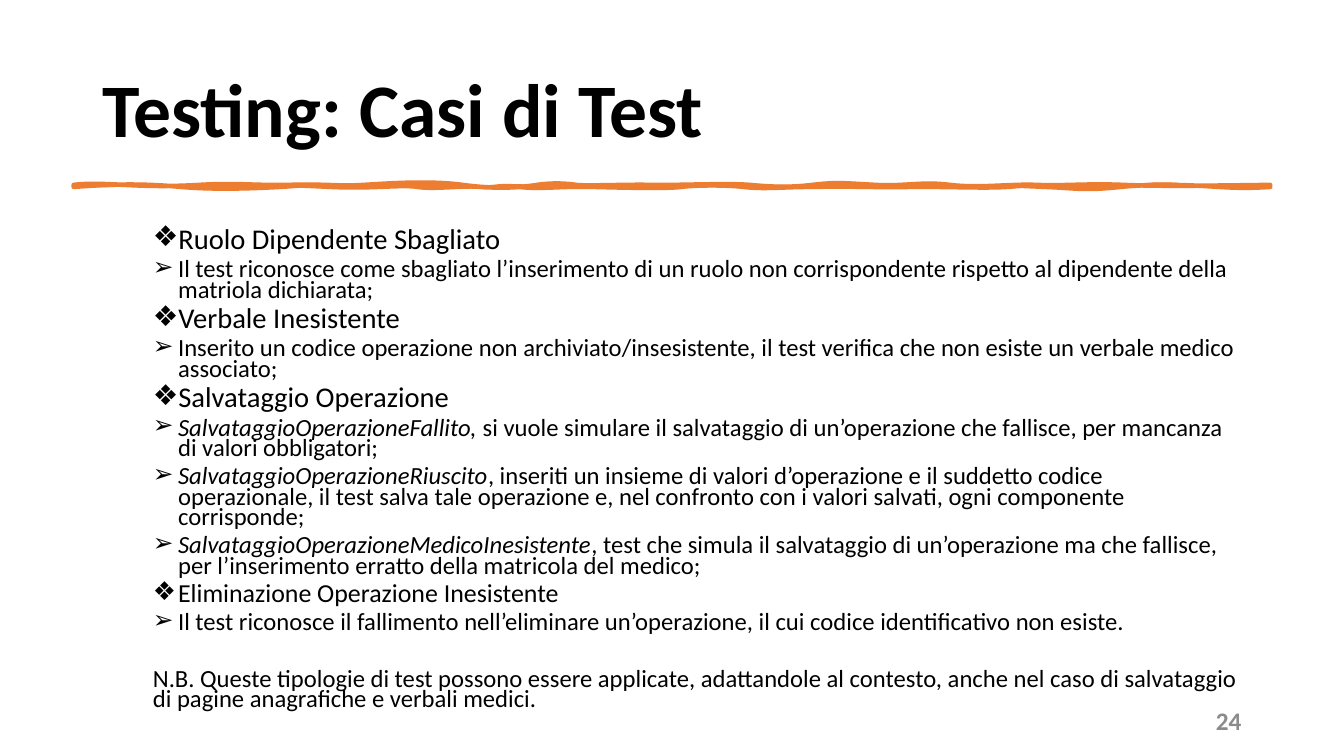
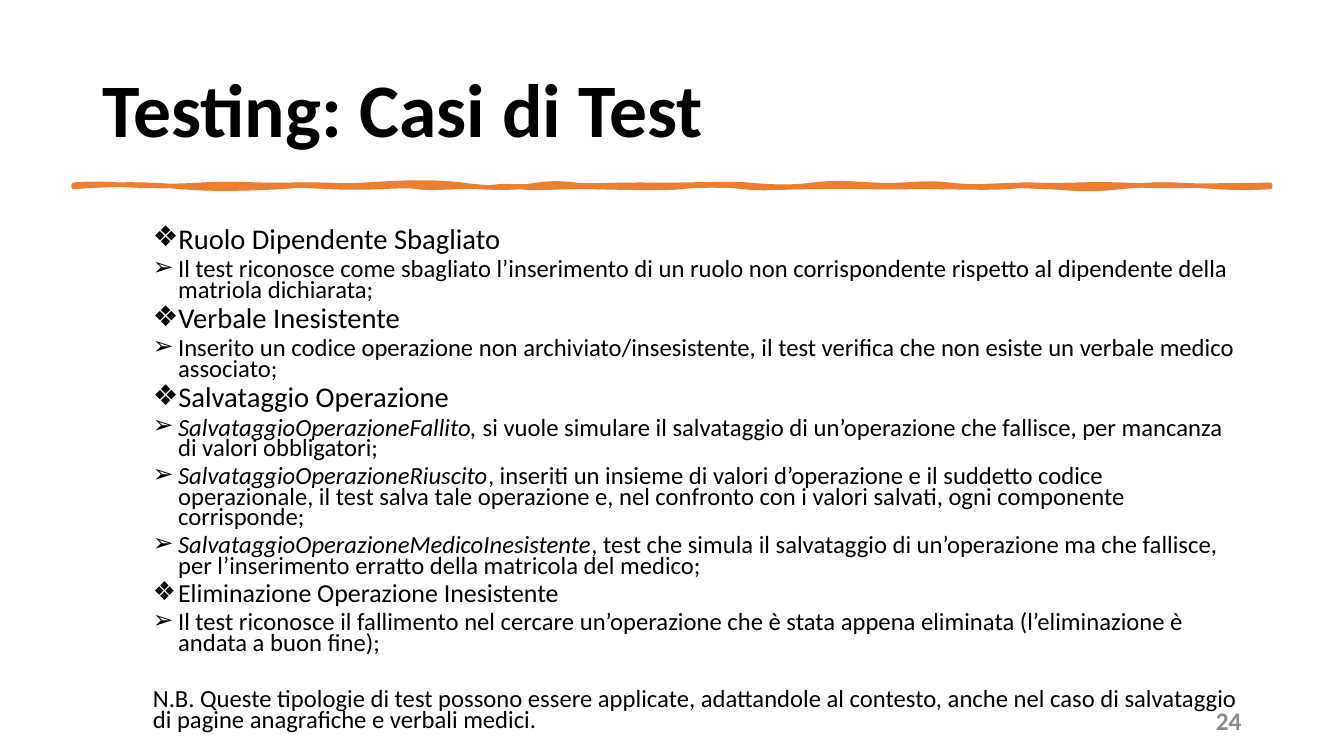
Before and after one commit to mangilimatteo/Progetto_Ingegneria_Software_Cattaneo_Mangili_Saini, a slide deck: slide 24 of Presentazione/Presentazione_Progetto.pptx. Drawn at 1344x756 pixels with LibreOffice and Linux fonts; fonts in the diff are those of the drawing. Boxes give left, top, right and bottom in pixels: in the first picture for what was removed or moved away, otherwise in the second. Text is boxed around its words. In the diff, an @@ line names an element or a change of style, - is before the commit and + after.

Commit message:
Ultime modifiche Documentazione
Testing e Diagrammi

```diff
--- a/Presentazione/Presentazione_Progetto.pptx
+++ b/Presentazione/Presentazione_Progetto.pptx
@@ text at (178,612,1182,654): text changed @@
-  ➢ Il test riconosce il fallimento nell’eliminare un’operazione, il cui codice identificativo non esiste.
+  ➢ Il test riconosce il fallimento nel cercare un’operazione che è stata appena eliminata (l’eliminazione è andata a buon fine);
```
Also in this commit, not shown: 4 other slides changed, 2 other files.
